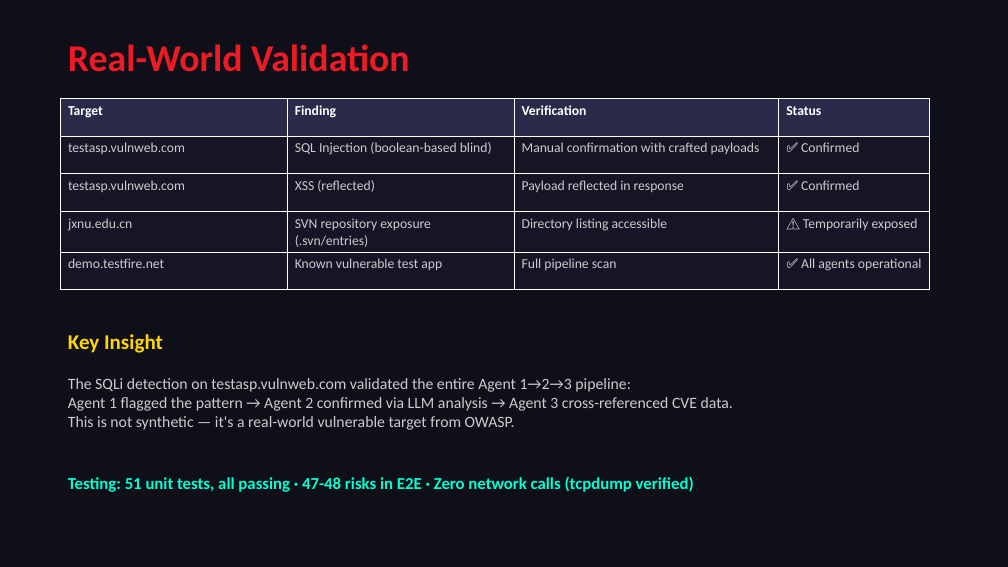
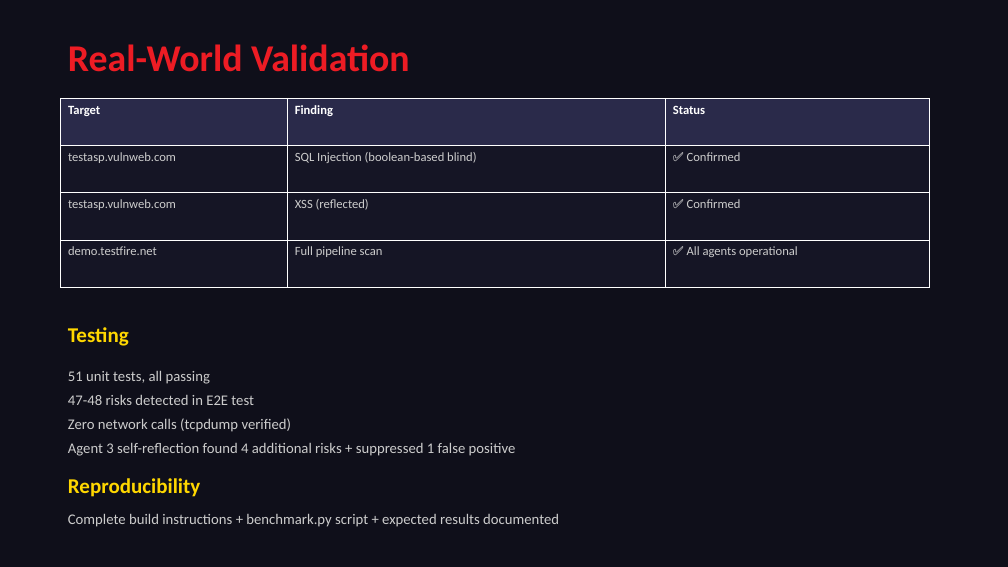
Before and after one commit to a9320/Radeon-hackathon-2026-07, a slide deck: slide 8 of docs/CodeRisk_Agent_Presentation.pptx (slide 10 before the commit). Drawn at 1008x567 pixels with LibreOffice and Linux fonts; fonts in the diff are those of the drawing. Boxes give left, top, right and bottom in pixels: in the first picture for what was removed or moved away, otherwise in the second. Text is boxed around its words. In the diff, an @@ line names an element or a change of style, - is before the commit and + after.

```diff
--- a/docs/CodeRisk_Agent_Presentation.pptx
+++ b/docs/CodeRisk_Agent_Presentation.pptx
@@ table at box(60, 98, 930, 287) @@
-Target | Finding | Verification | Status
-testasp.vulnweb.com | SQL Injection (boolean-based blind) | Manual confirmation with crafted payloads | ✅ Confirmed
-testasp.vulnweb.com | XSS (reflected) | Payload reflected in response | ✅ Confirmed
-jxnu.edu.cn | SVN repository exposure (.svn/entries) | Directory listing accessible | ⚠️ Temporarily exposed
-demo.testfire.net | Known vulnerable test app | Full pipeline scan | ✅ All agents operational
+Target | Finding | Status
+testasp.vulnweb.com | SQL Injection (boolean-based blind) | ✅ Confirmed
+testasp.vulnweb.com | XSS (reflected) | ✅ Confirmed
+demo.testfire.net | Full pipeline scan | ✅ All agents operational
@@ text at box(68, 327, 129, 346): text changed @@
-Key Insight
+Testing
@@ text at box(68, 370, 516, 456): text changed; size 15 to 14 pt @@
-The SQLi detection on testasp.vulnweb.com validated the entire Agent 1→2→3 pipeline:
-Agent 1 flagged the pattern → Agent 2 confirmed via LLM analysis → Agent 3 cross-referenced CVE data.
-This is not synthetic — it's a real-world vulnerable target from OWASP.
+51 unit tests, all passing
+47-48 risks detected in E2E test
+Zero network calls (tcpdump verified)
+Agent 3 self-reflection found 4 additional risks + suppressed 1 false positive
@@ text at box(68, 478, 200, 497): text changed; size 16 to 20 pt; text colour #00FFD1 to #FFD700 @@
-Testing: 51 unit tests, all passing · 47-48 risks in E2E · Zero network calls (tcpdump verified)
+Reproducibility
@@ text added at box(68, 513, 559, 527), 14 pt, text #CCCCCC @@
+Complete build instructions + benchmark.py script + expected results documented
```
Also in this commit, not shown: 6 other slides changed, 2 slides added, 7 slides removed.
